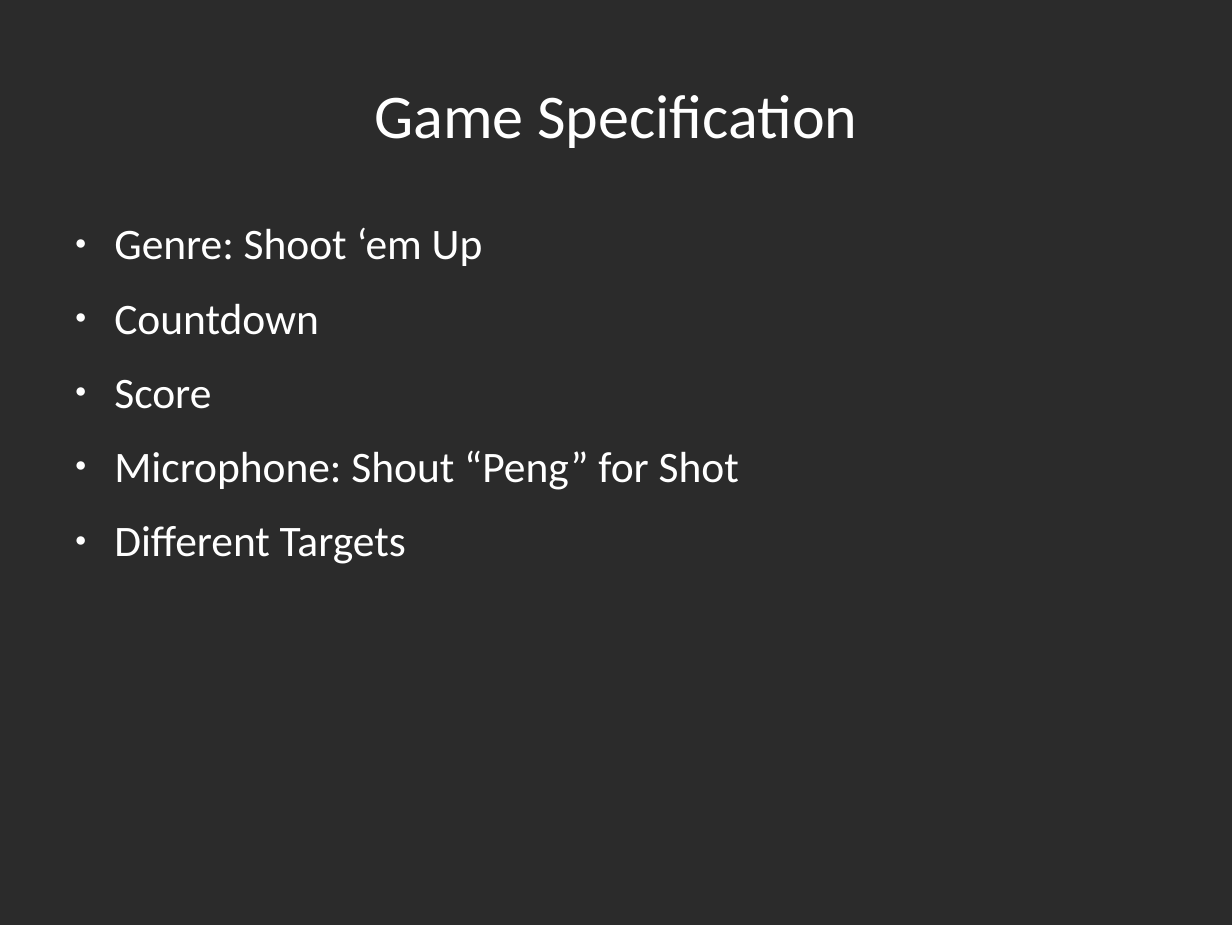
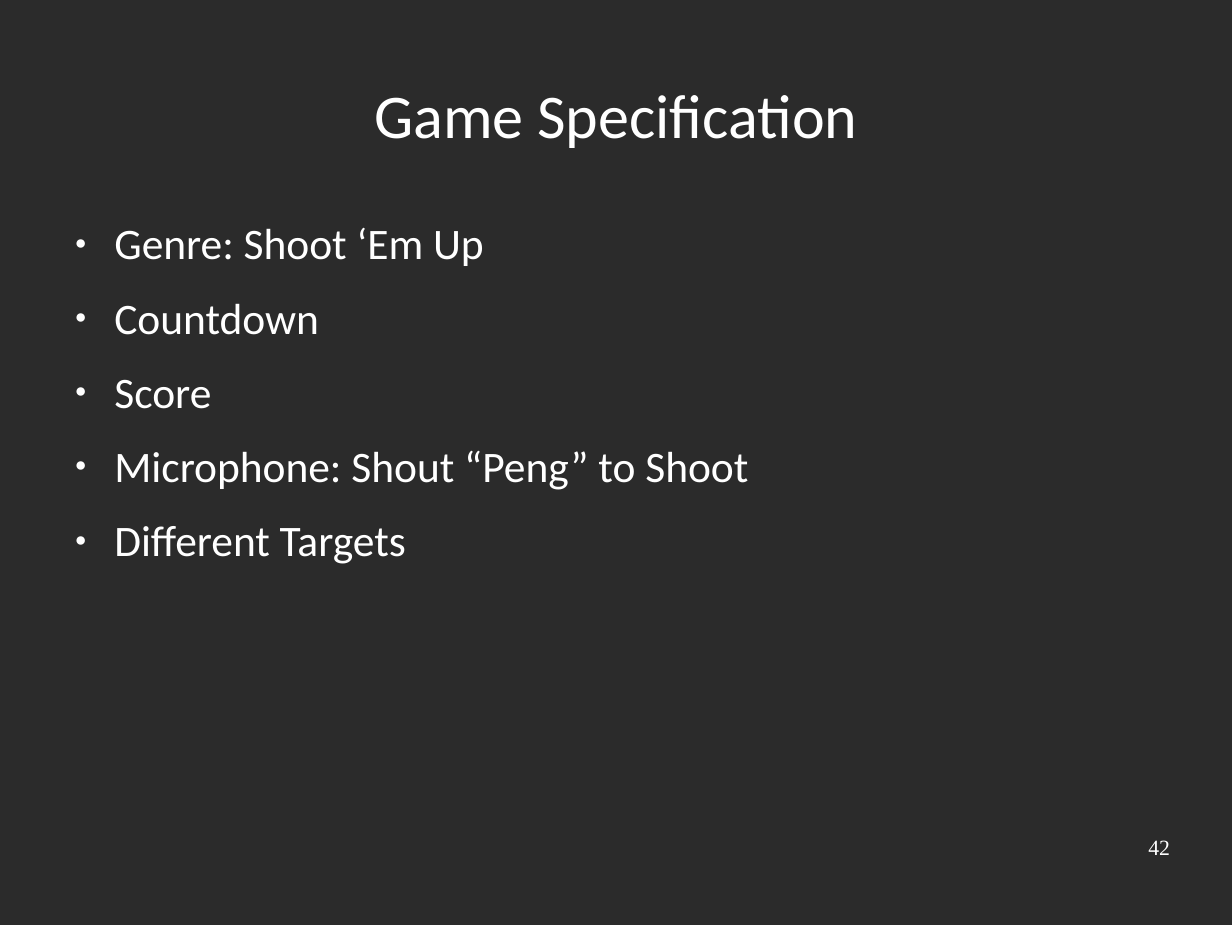
Before and after one commit to Rust-Mikrocontroller-Praktikum-2017/megamaertz, a slide deck: slide 2 of slides/slides.odp. Drawn at 1232x925 pixels with LibreOffice and Linux fonts; fonts in the diff are those of the drawing; background and template pictures are left out; a plain dark background stands for a picture behind light text. Boxes give left, top, right and bottom in pixels: in the first picture for what was removed or moved away, otherwise in the second. Text is boxed around its words. In the diff, an @@ line names an element or a change of style, - is before the commit and + after.

```diff
--- a/slides/slides.odp
+++ b/slides/slides.odp
@@ text at (114, 228, 484, 266): text changed @@
-● Genre: Shoot ‘em Up
+● Genre: Shoot ‘Em Up
@@ text at (114, 451, 748, 490): text changed @@
-● Microphone: Shout “Peng” for Shot
+● Microphone: Shout “Peng” to Shoot
@@ page number added at (1148, 840, 1170, 855), 14 pt, text #FFFFFF @@
+42
```
Also in this commit, not shown: 8 other slides changed, 1 slide added, 1 slide removed, 10 other files.
